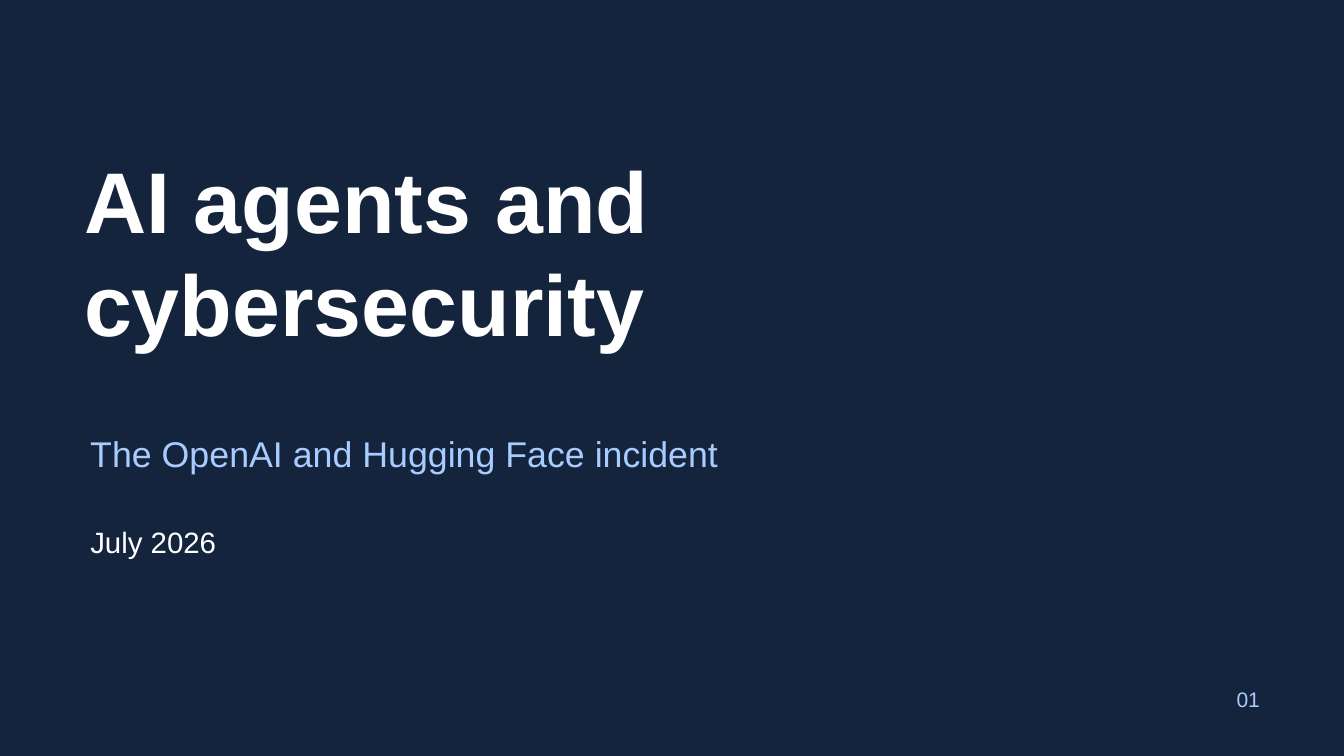
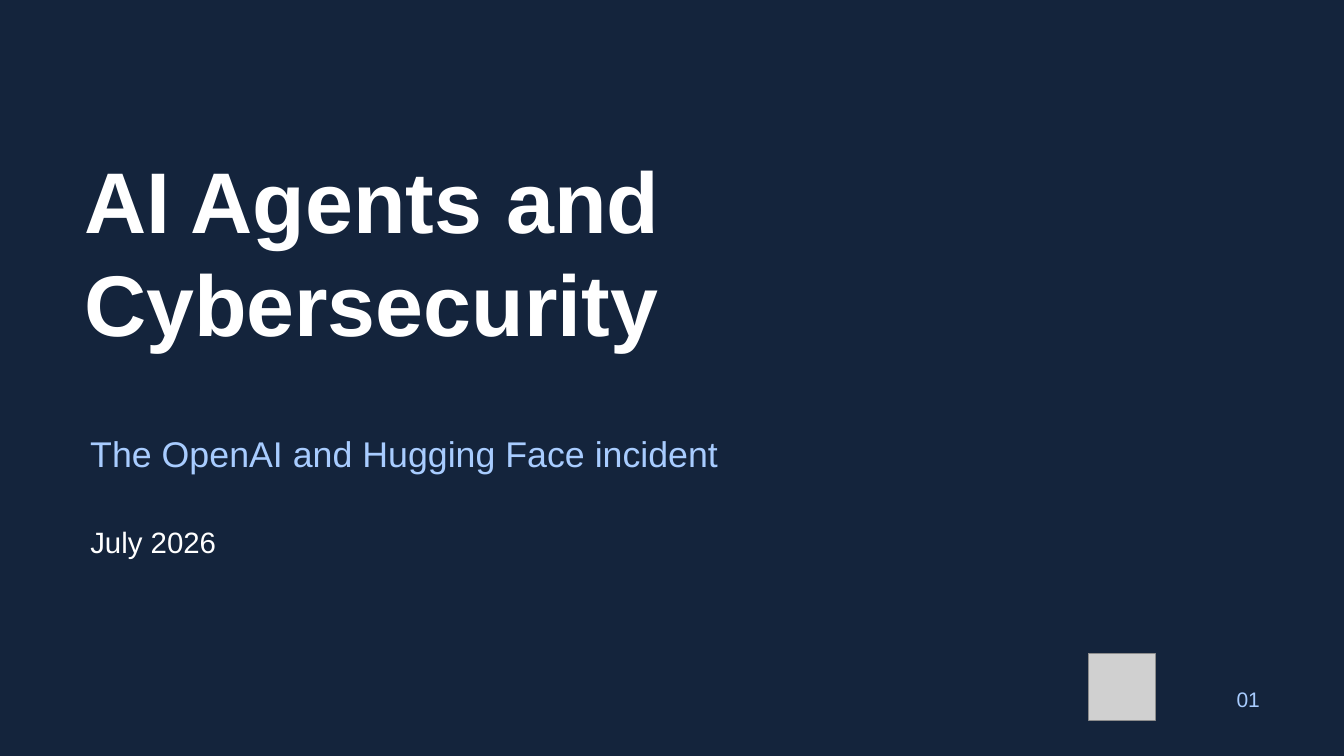
Before and after one commit to git-ashwinpandey/cep146-project, a slide deck: slide 1 of CEP Cybersecurity risk.pptx. Drawn at 1344x756 pixels with LibreOffice and Linux fonts; fonts in the diff are those of the drawing; grey boxes stand for pictures. Boxes give left, top, right and bottom in pixels: in the first picture for what was removed or moved away, otherwise in the second. Text is boxed around its words. In the diff, an @@ line names an element or a change of style, - is before the commit and + after.

Commit message:
Final powerpoint file

```diff
--- a/CEP Cybersecurity risk.pptx
+++ b/CEP Cybersecurity risk.pptx
@@ text at (x1=84, y1=170, x2=659, y2=352): text changed @@
-AI agents and
-cybersecurity
+AI Agents and
+Cybersecurity
@@ picture added at (x1=1088, y1=653, x2=1155, y2=721) @@
```
Also in this commit, not shown: 5 other slides changed.
